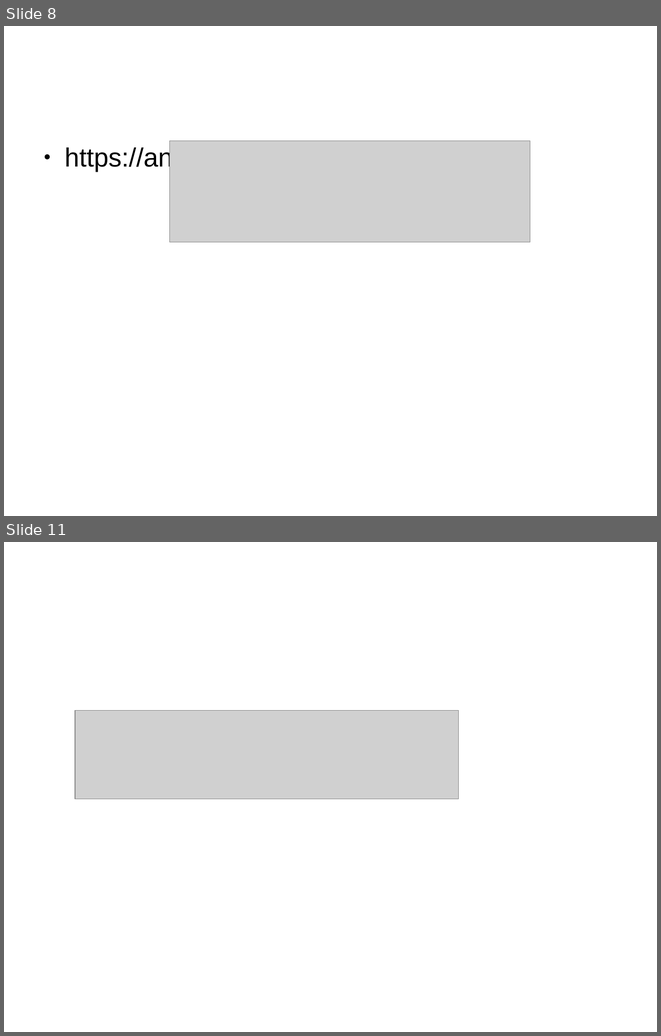
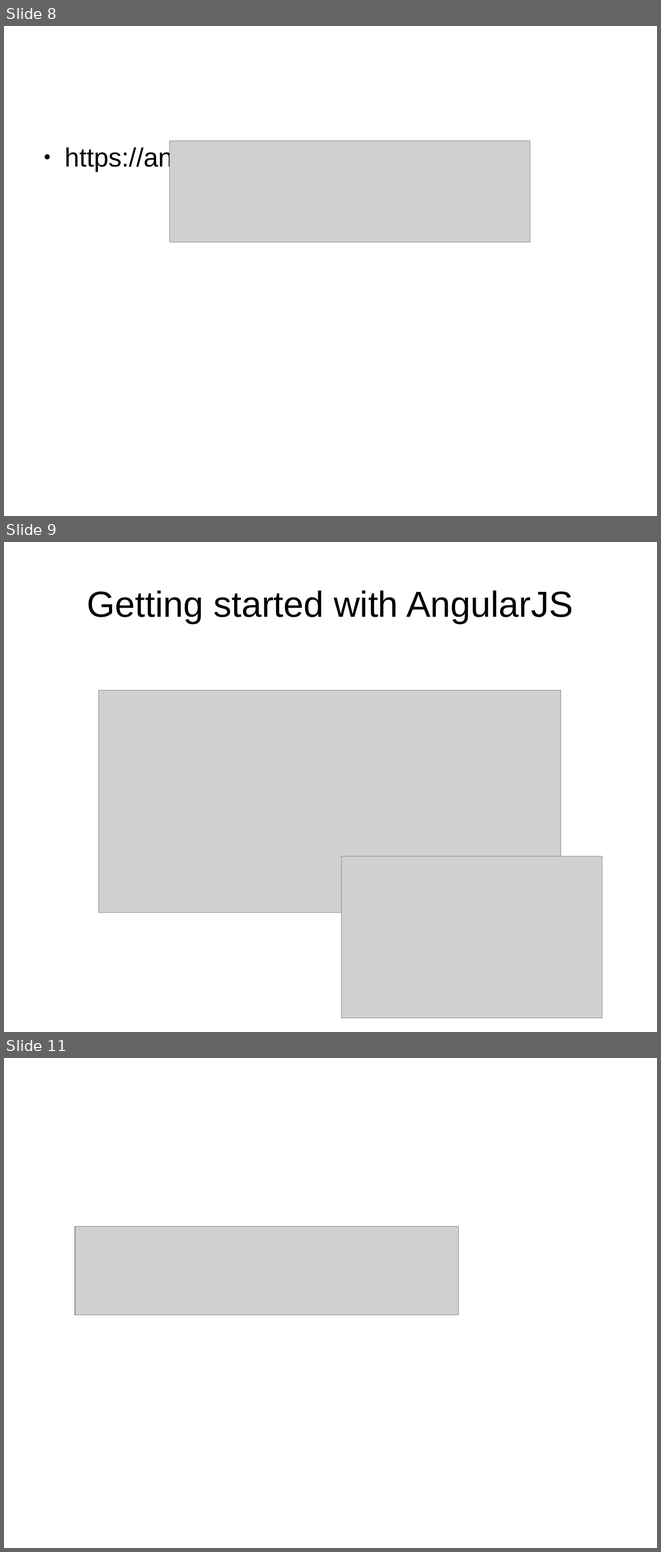
Before and after one commit to SmartDataAnalytics/Jassa-UI-Angular, a slide deck: jassa-ui-angular-edit/slides/short-presentation.odp. Shown one above the other, each under a label of ours: slides 8 and 11 before the commit, slides 8, 9 and 11 after it; the slides between them are not shown. The pictures are 661x1036 and 661x1552 pixels, drawn with LibreOffice and Linux fonts; fonts in the diff are those of the drawing; grey boxes stand for pictures. Boxes give left, top, right and bottom in pixels: in the first picture for what was removed or moved away, otherwise in the second. Text is boxed around its words. In the diff, an @@ line names an element or a change of style, - is before the commit and + after.

```diff
--- a/jassa-ui-angular-edit/slides/short-presentation.odp
+++ b/jassa-ui-angular-edit/slides/short-presentation.odp
@@ slide 9 added at bbox=[4, 542, 657, 1032], background #FFFFFF @@
@@ title added at bbox=[87, 590, 573, 623], 44 pt, text #000000 @@
+Getting started with AngularJS
@@ picture added at bbox=[99, 690, 561, 912] @@
@@ picture added at bbox=[341, 856, 602, 1018] @@
```
Also in this commit, not shown: 3 slides changed, 2 other slides added, 3 slides removed.
